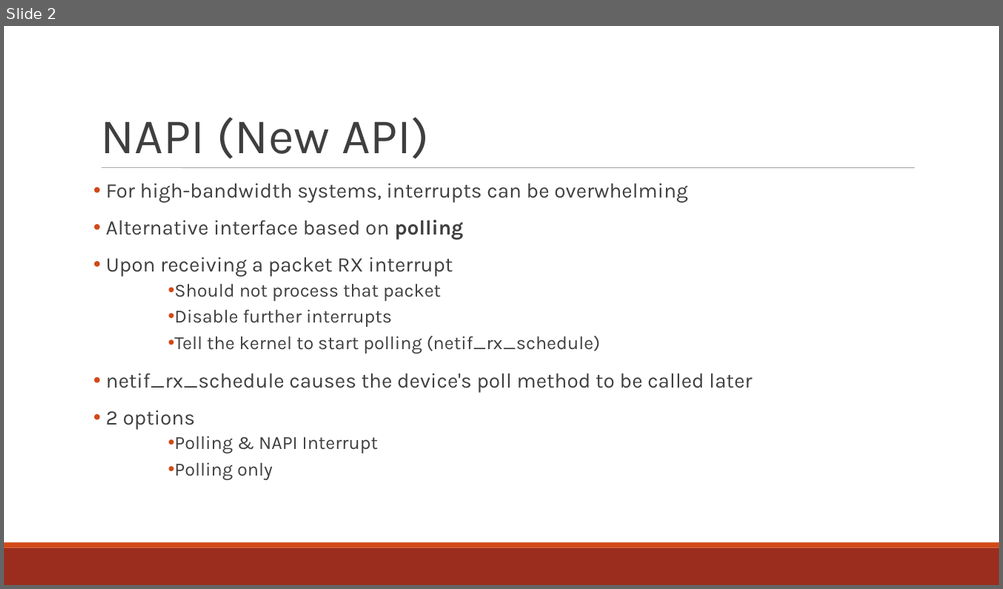
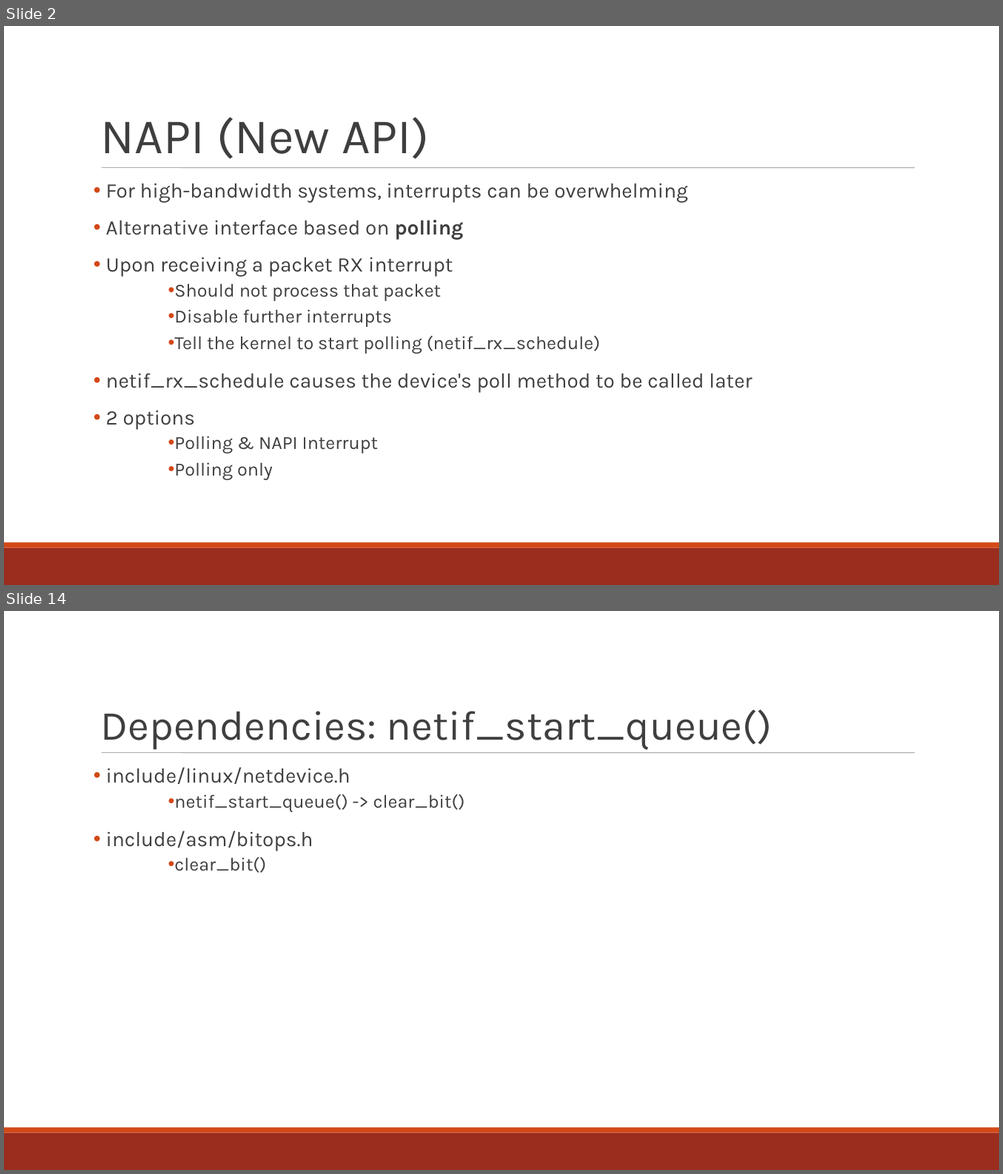
Before and after one commit to minitu/urop_priv, a slide deck: rckemac_linuxdep.ppt. Shown one above the other, each under a label of ours: slide 2 before the commit, slides 2 and 14 after it; the slides between them are not shown. The pictures are 1003x589 and 1003x1174 pixels, drawn with LibreOffice and Linux fonts; fonts in the diff are those of the drawing. Boxes give left, top, right and bottom in pixels: in the first picture for what was removed or moved away, otherwise in the second. Text is boxed around its words. In the diff, an @@ line names an element or a change of style, - is before the commit and + after.

Commit message:
Finish rckemac_linuxdep

```diff
--- a/rckemac_linuxdep.ppt
+++ b/rckemac_linuxdep.ppt
@@ slide 14 added at (4, 611, 999, 1170), background #FFFFFF; not listed: 3 template elements that a slide beside it also shows @@
@@ title added at (101, 709, 772, 750), 40 pt, text #3F3F3F @@
+Dependencies: netif_start_queue()
@@ text added at (106, 767, 465, 873), 20 pt, text #3F3F3F @@
+• include/linux/netdevice.h
+  • netif_start_queue() -> clear_bit()
+• include/asm/bitops.h
+  • clear_bit()
```
Also in this commit, not shown: 4 slides changed, 13 other slides added, 2 other files.
